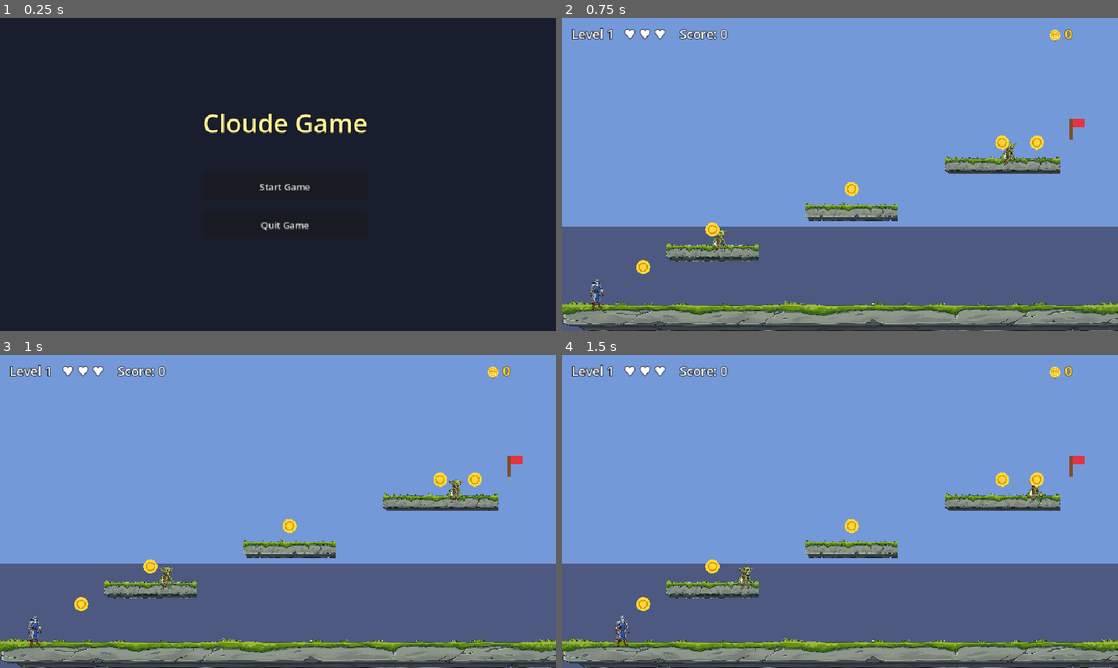
Above: before the commit, frames 1-4 (two rows, left to right).
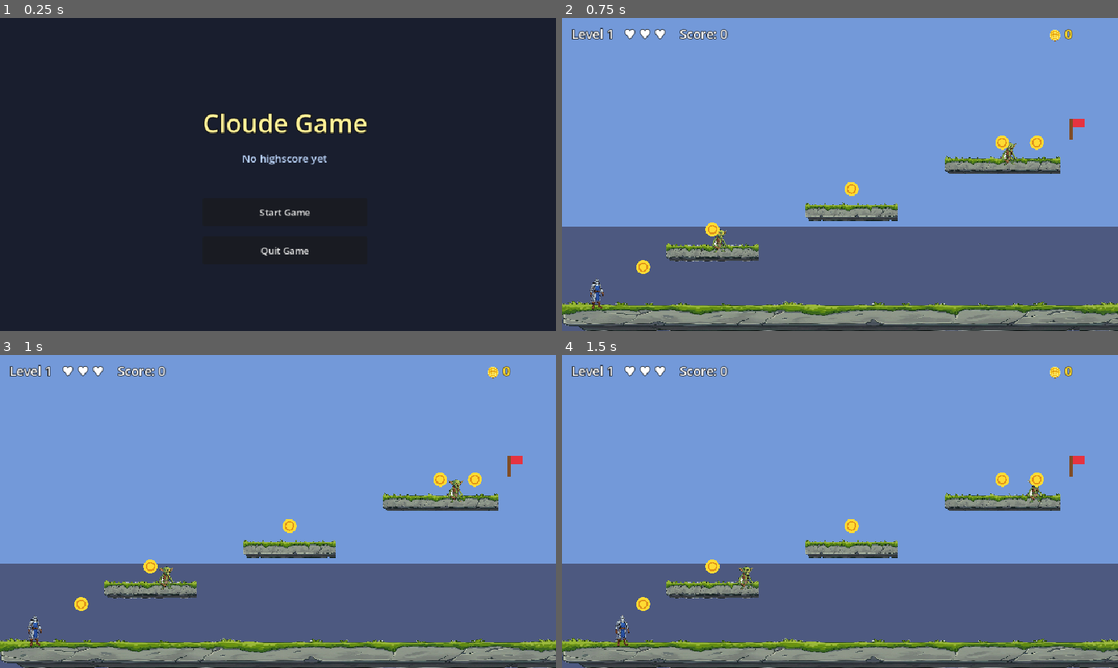
Above: after the commit, the same moments.

Repository: Knolli3D/GoblinsOfGreenglen
Game: Godot game, scene res://scenes/Main.tscn
The game is run twice, just before and just after one commit, with the same random seed, the same clock (stepped at 60 frames per second) and the same inputs.
Inputs:
- Up to frame 1 (0.25 s): no input
- Up to frame 2 (0.75 s): click "Start Game" at 0.5 s
- Up to frame 3 (1 s): no input
- Up to frame 4 (1.5 s): hold Right (move_right) from 1.28 s (still down)

The runs differ from the first frame. In frame 1, 0.7% of the frame differs, in the area x 43-59%, y 43-76%; in frame 2, nothing differs; in frame 3, nothing differs; in frame 4, nothing differs.

Commit message:
Add local highscore persistence via user://highscore.cfg
- Best completed run (score + coins) saved with ConfigFile
- Main menu shows best run, win screen announces new records
- _submit_run() is the single hook point for a future web leaderboard

Co-Authored-By: Claude Fable 5 <noreply@anthropic.com>

Diff:
--- a/scripts/Game.gd
+++ b/scripts/Game.gd
@@ -24,6 +24,7 @@
 }
 const MUSIC_FILE := "res://assets/audio/music.wav"
 const SFX_VOICES := 8
+const SAVE_PATH := "user://highscore.cfg"
 
 var current_level := 0
 var health := MAX_HEALTH
@@ -43,10 +44,15 @@
 var sfx_players: Array[AudioStreamPlayer] = []
 var sfx_streams := {}
 var sfx_next := 0
+var best_score := 0
+var best_coins := 0
+var has_highscore := false
+var highscore_label: Label
 
 func _ready() -> void:
 	process_mode = Node.PROCESS_MODE_ALWAYS
 	add_to_group("game")
+	_load_highscore()
 	_build_audio()
 	_build_hud()
 	_build_pause_menu()
@@ -87,6 +93,31 @@
 	p.stream = stream
 	p.play()
 
+func _load_highscore() -> void:
+	var cfg := ConfigFile.new()
+	if cfg.load(SAVE_PATH) != OK:
+		return
+	has_highscore = true
+	best_score = cfg.get_value("highscore", "score", 0)
+	best_coins = cfg.get_value("highscore", "coins", 0)
+
+func _save_highscore() -> void:
+	var cfg := ConfigFile.new()
+	cfg.set_value("highscore", "score", best_score)
+	cfg.set_value("highscore", "coins", best_coins)
+	cfg.save(SAVE_PATH)
+
+# true wenn der aktuelle Run ein neuer Highscore ist (und dann gespeichert wurde)
+func _submit_run(run_score: int, run_coins: int) -> bool:
+	var is_new := not has_highscore or run_score > best_score \
+		or (run_score == best_score and run_coins > best_coins)
+	if is_new:
+		best_score = run_score
+		best_coins = run_coins
+		has_highscore = true
+		_save_highscore()
+	return is_new
+
 func _build_pause_menu() -> void:
 	var layer := CanvasLayer.new()
 	layer.layer = 10
@@ -163,6 +194,13 @@
 	title.horizontal_alignment = HORIZONTAL_ALIGNMENT_CENTER
 	title.size_flags_horizontal = Control.SIZE_EXPAND_FILL
 	box.add_child(title)
+
+	highscore_label = Label.new()
+	highscore_label.add_theme_font_size_override("font_size", 18)
+	highscore_label.add_theme_color_override("font_color", Color(0.75, 0.85, 1.0))
+	highscore_label.horizontal_alignment = HORIZONTAL_ALIGNMENT_CENTER
+	highscore_label.size_flags_horizontal = Control.SIZE_EXPAND_FILL
+	box.add_child(highscore_label)
 
 	var spacer := Control.new()
 	spacer.custom_minimum_size = Vector2(0, 20)
@@ -190,6 +228,7 @@
 	if level_root:
 		level_root.queue_free()
 		level_root = null
+	highscore_label.text = "Best: Score %d   🪙 %d" % [best_score, best_coins] if has_highscore else "No highscore yet"
 	main_menu.visible = true
 	music_player.stop()
 
@@ -388,7 +427,9 @@
 	else:
 		play_sfx("win")
 		music_player.stop()
-		_show_message("You Win!\nCoins: %d   Score: %d\nPress R to replay" % [coin_count, score])
+		var record_line := "★ New Highscore! ★" if _submit_run(score, coin_count) \
+			else "Best: Score %d   🪙 %d" % [best_score, best_coins]
+		_show_message("You Win!\nCoins: %d   Score: %d\n%s\nPress R to replay" % [coin_count, score, record_line])
 
 func _show_message(msg: String) -> void:
 	win_label.text = msg
Not shown, changed: CLAUDE.md
